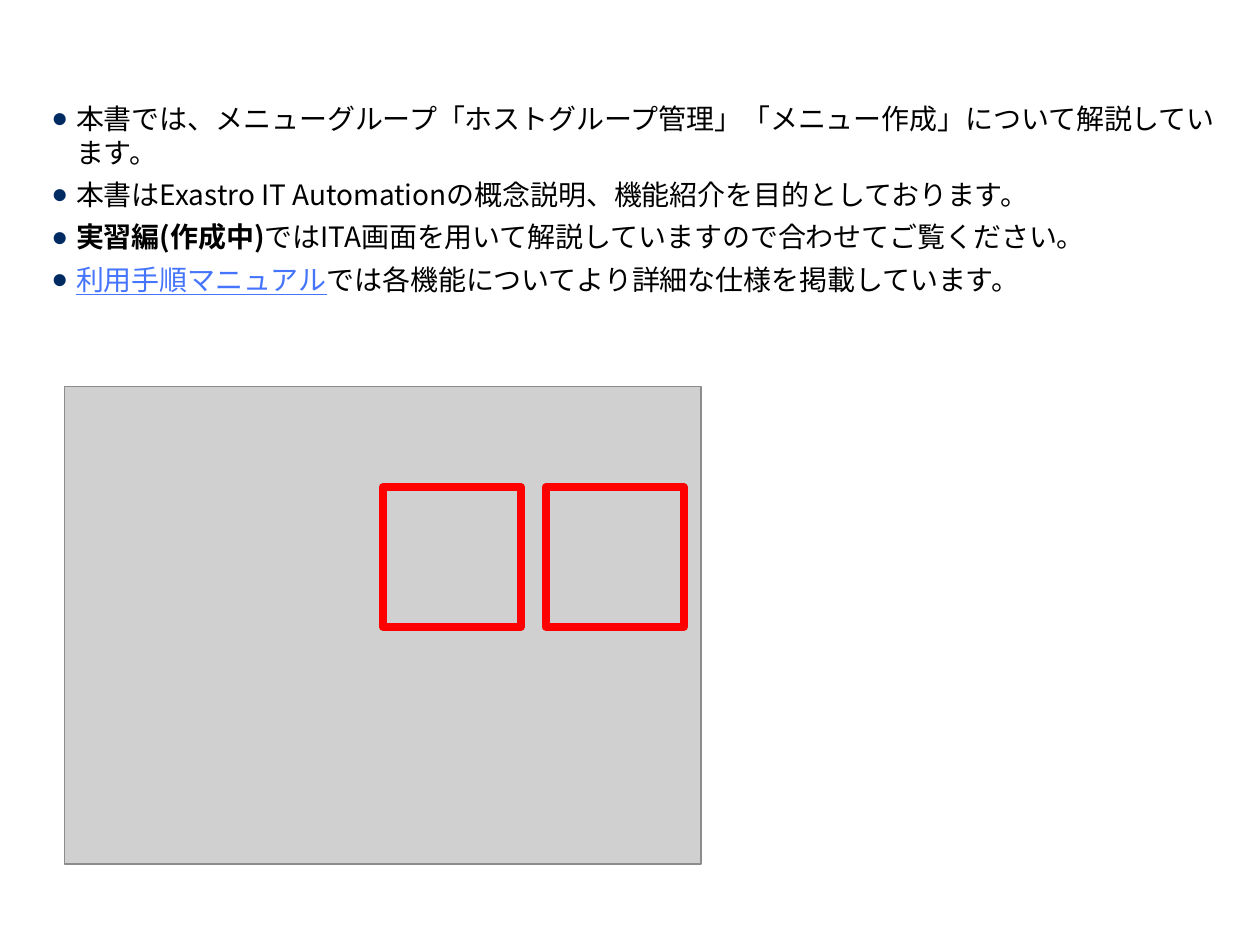
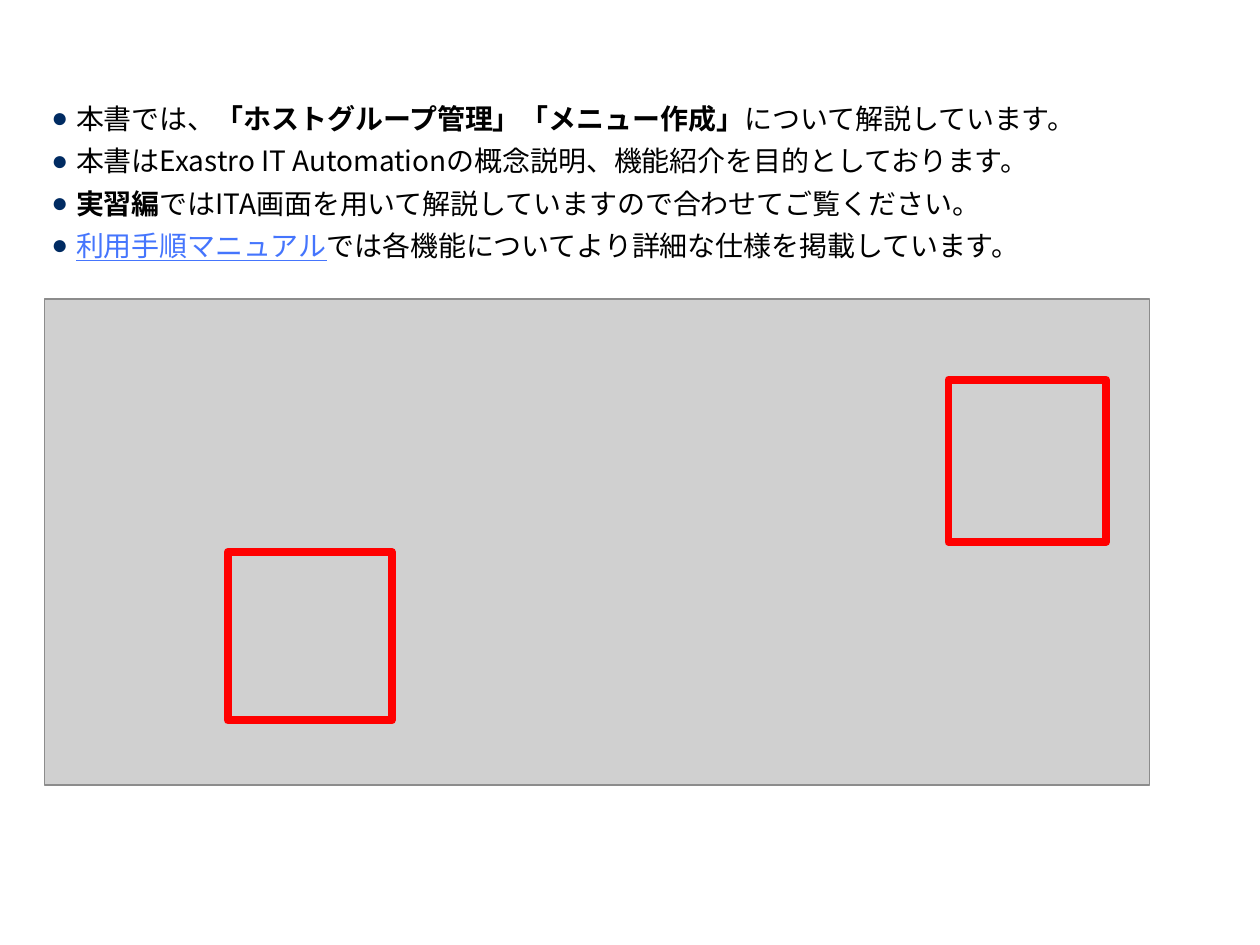
Before and after one commit to exastro-suite/it-automation-docs, a slide deck: slide 4 of asset/Learn_ja/ITA-hg-ps_classroom_lecture_ja.pptx. Drawn at 1260x945 pixels with LibreOffice and Linux fonts; fonts in the diff are those of the drawing; grey boxes stand for pictures; background and template pictures are left out. Boxes give left, top, right and bottom in pixels: in the first picture for what was removed or moved away, otherwise in the second. Text is boxed around its words. In the diff, an @@ line names an element or a change of style, - is before the commit and + after.

```diff
--- a/asset/Learn_ja/ITA-hg-ps_classroom_lecture_ja.pptx
+++ b/asset/Learn_ja/ITA-hg-ps_classroom_lecture_ja.pptx
@@ text at box(76, 105, 1075, 132): text changed; bold on @@
-  ● 本書では、メニューグループ「ホストグループ管理」「メニュー作成」について解説しています。
+  ● 本書では、「ホストグループ管理」「メニュー作成」について解説しています。
@@ text at box(76, 190, 980, 217): text changed @@
-  ● 実習編(作成中)ではITA画面を用いて解説していますので合わせてご覧ください。
+  ● 実習編ではITA画面を用いて解説していますので合わせてご覧ください。
@@ picture added at box(44, 299, 1149, 785) @@
@@ picture removed at box(64, 387, 701, 864) @@
@@ rectangle: place and size @@
-rectangle at box(383, 488, 522, 627)
+rectangle at box(949, 379, 1106, 542)
@@ rectangle: place and size @@
-rectangle at box(546, 488, 684, 627)
+rectangle at box(228, 552, 392, 721)
```
Also in this commit, not shown: 27 other slides changed, 1 other file.
